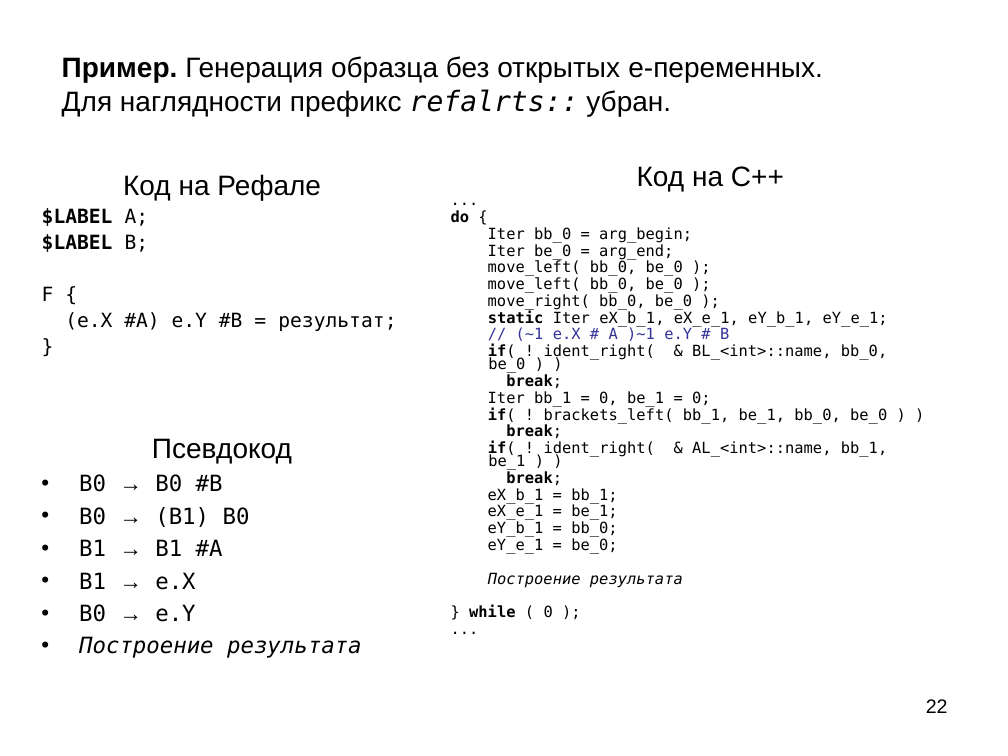
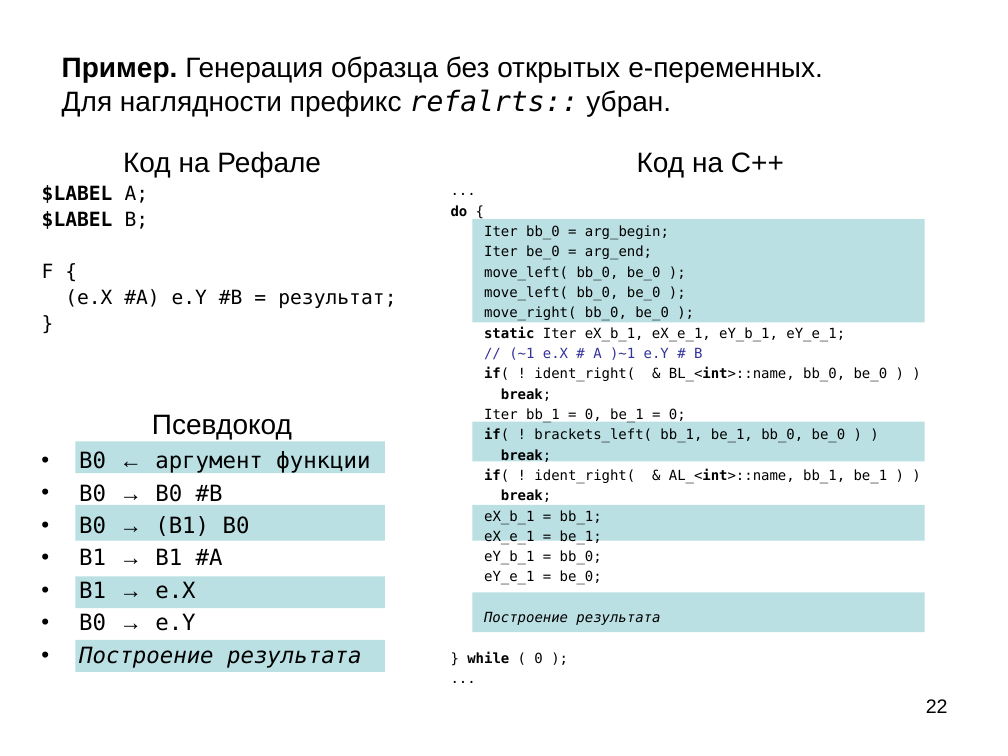
Before and after one commit to bmstu-iu9/refal-5-lambda, a slide deck: slide 22 of doc/Компилятор Простого Рефала.ppt. Drawn at 1008x756 pixels with LibreOffice and Linux fonts; fonts in the diff are those of the drawing. Boxes give left, top, right and bottom in pixels: in the first picture for what was removed or moved away, otherwise in the second. Text is boxed around its words. In the diff, an @@ line names an element or a change of style, - is before the commit and + after.

```diff
--- a/doc/Компилятор Простого Рефала.ppt
+++ b/doc/Компилятор Простого Рефала.ppt
@@ text "Код на Рефале": place and size @@
-text "Код на Рефале" at bbox=[42, 174, 396, 331]
+text "Код на Рефале" at bbox=[42, 151, 396, 308]
@@ text "Код на C++": place and size @@
-text "Код на C++" at bbox=[451, 166, 888, 618]
+text "Код на C++" at bbox=[451, 152, 888, 664]
@@ text "Код на C++" at bbox=[451, 152, 888, 664]: size 11 to 10 pt; bold on in "BL_<int>::name,", "AL_<int>::name,"; line spacing 0.7 to 1 @@
@@ rectangle added at bbox=[473, 220, 925, 323], fill #BBE0E3 @@
@@ text "Псевдокод": place and size @@
-text "Псевдокод" at bbox=[79, 438, 362, 658]
+text "Псевдокод" at bbox=[79, 414, 370, 668]
@@ rectangle added at bbox=[76, 442, 385, 473], fill #BBE0E3 @@
@@ rectangle added at bbox=[473, 421, 925, 461], fill #BBE0E3 @@
@@ text at bbox=[79, 451, 370, 474]: paragraph added @@
+• B0 ← аргумент функции
@@ rectangle added at bbox=[76, 505, 385, 540], fill #BBE0E3 @@
@@ rectangle added at bbox=[473, 505, 925, 540], fill #BBE0E3 @@
@@ rectangle added at bbox=[76, 577, 385, 609], fill #BBE0E3 @@
@@ rectangle added at bbox=[473, 593, 925, 632], fill #BBE0E3 @@
@@ rectangle added at bbox=[76, 640, 385, 672], fill #BBE0E3 @@
```
Also in this commit, not shown: 13 other slides changed, 3 slides added, 1 other file.
